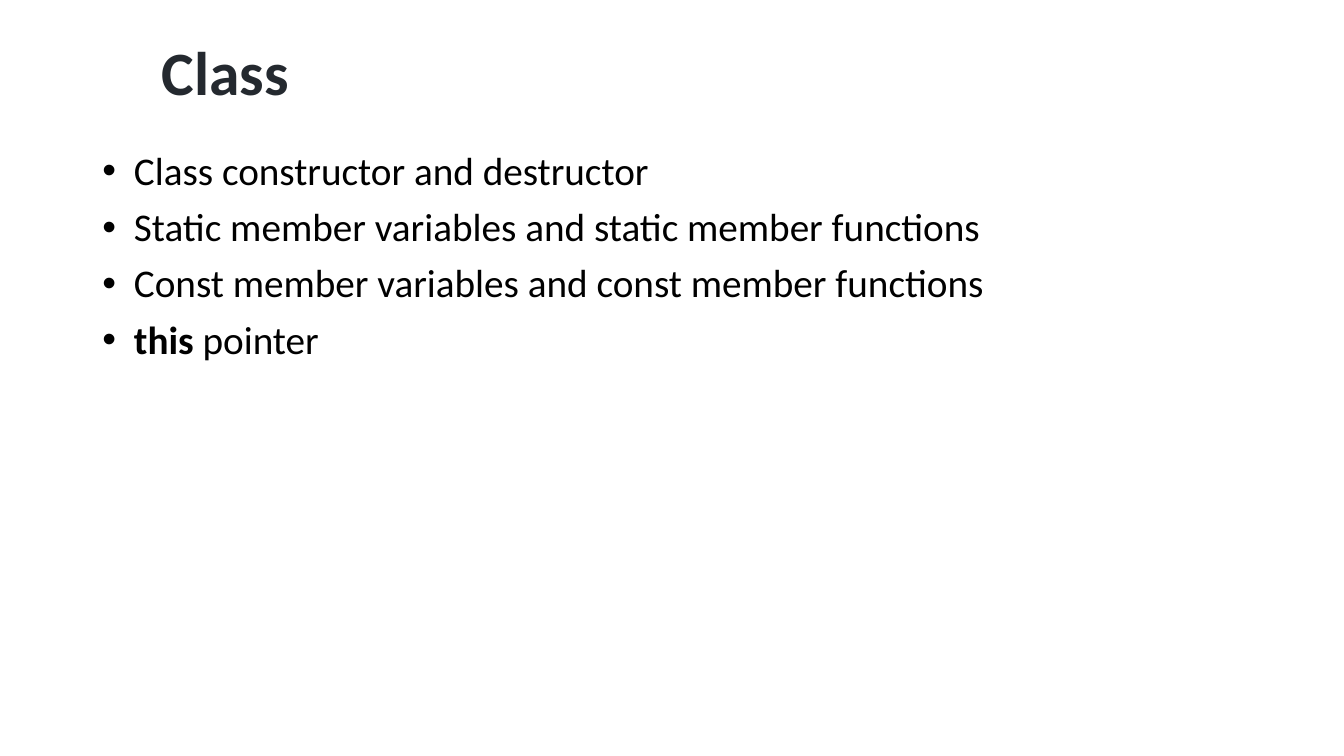
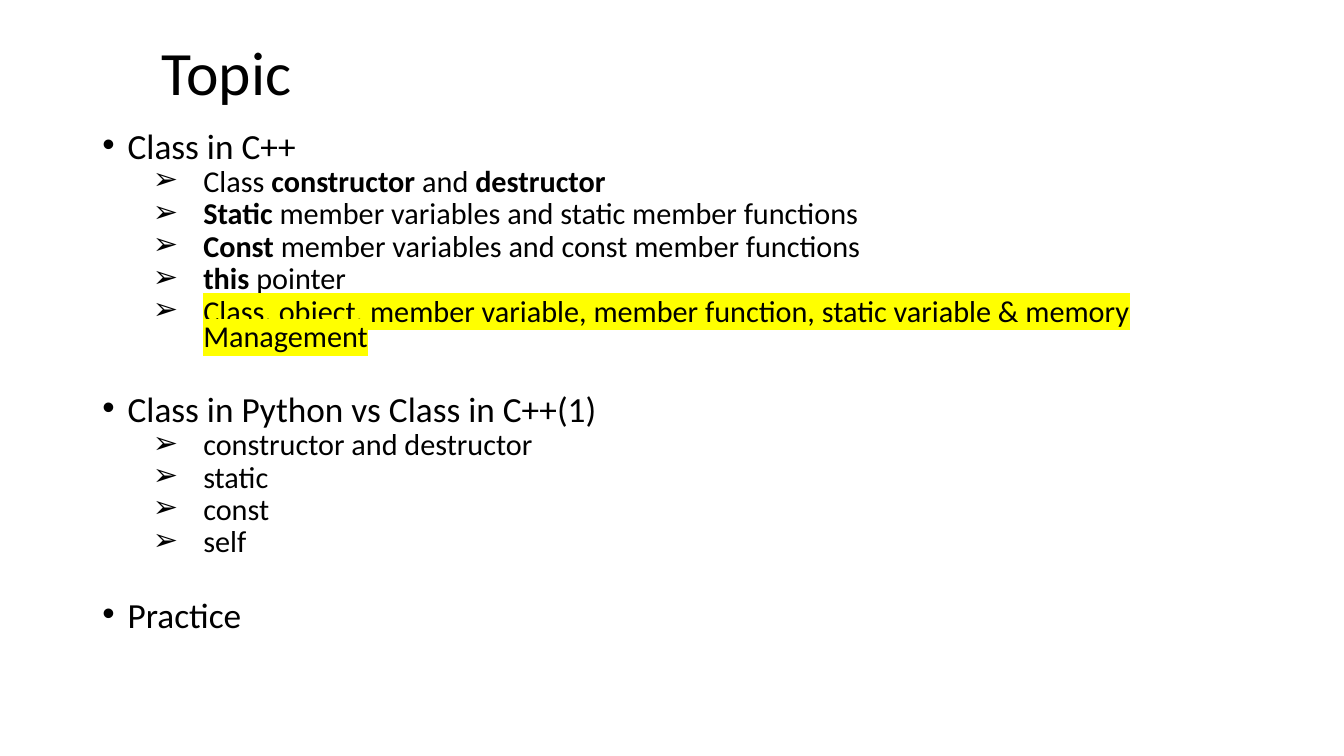
Before and after one commit to ShiqiYu/CPP, a slide deck: slide 2 of week09/Lab09.pptx. Drawn at 1344x756 pixels with LibreOffice and Linux fonts; fonts in the diff are those of the drawing; background and template pictures are left out. Boxes give left, top, right and bottom in pixels: in the first picture for what was removed or moved away, otherwise in the second. Text is boxed around its words. In the diff, an @@ line names an element or a change of style, - is before the commit and + after.

```diff
--- a/week09/Lab09.pptx
+++ b/week09/Lab09.pptx
@@ title at <box>162,52,291,105</box>: text changed; text colour #24292F to #000000; bold off @@
-Class
+Topic
@@ text "Class in C++": place and size @@
-text "Class in C++" at <box>134,157,983,361</box>
+text "Class in C++" at <box>128,134,1129,629</box>
@@ text at <box>128,134,296,160</box>: paragraph added @@
+• Class in C++
@@ text at <box>203,170,860,297</box>: size 28 to 21.6 pt in "Class constructor and destructor", "Static member variables and static member functions", "Const member variables and const member functions", "this pointer"; bold on in "constructor destructor", "Static", "Const"; bullet • to ➢; list level 1 to 2 in "Class constructor and destructor"; line spacing 0.9 to 0.7; list level 1 to 2 in "Static member variables and static ..."; list level 1 to 2 in "Const member variables and const ..."; list level 1 to 2 in "this pointer" @@
@@ text at <box>128,301,1129,629</box>: paragraphs added @@
+  ➢ Class, object, member variable, member function, static variable & memory Management
+• Class in Python vs Class in C++(1)
+  ➢ constructor and destructor
+  ➢ static
+  ➢ const
+  ➢ self
+• Practice
```
Also in this commit, not shown: 11 other slides changed, 3 slides added, 3 other files.
